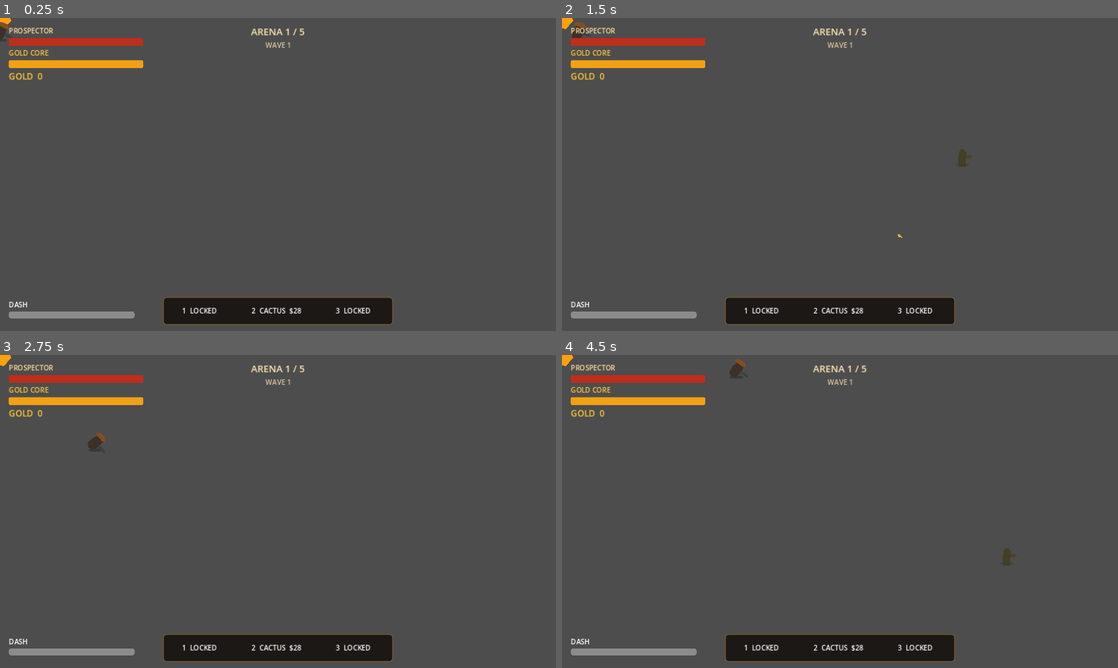
Above: before the commit, frames 1-4 (two rows, left to right).
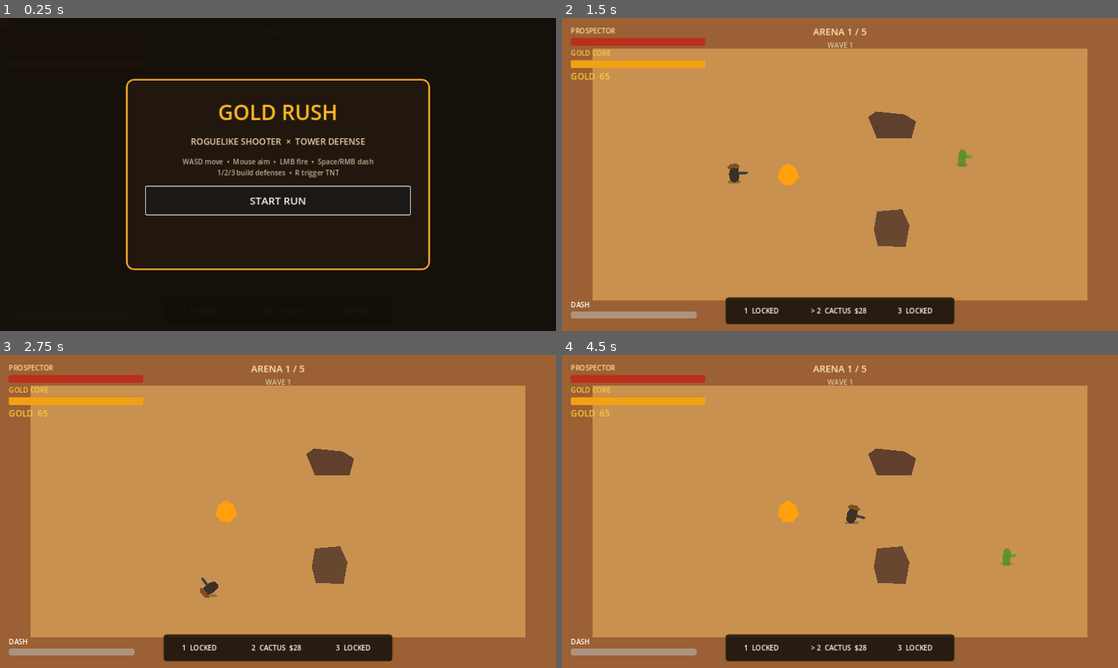
Above: after the commit, the same moments.

Repository: motomotoo1997-art/monster-quest
Game: Godot game, scene res://scenes/main/Main.tscn
Same seed, same stepped clock (60 frames per second), same inputs: the game is played once before the commit and once after it.
Inputs (mouse positions are in pixels of both pictures, inside the frame that each line leads up to):
- Up to frame 1 (0.25 s): no input
- Up to frame 2 (1.5 s): click (840, 199) at 0.5 s, where only the run after the commit has a clickable "START RUN"; tap Enter at 1.25 s; move the mouse to (962, 158) at 1.27 s; hold D (move_right) from 1.28 s (still down); tap E (ability_e) at 1.35 s
- Up to frame 3 (2.75 s): move the mouse to (166, 527) at 2.02 s; release D (move_right) at 2.03 s; hold S (move_down) from 2.03 s (still down); tap Q (ability_q) at 2.1 s
- Up to frame 4 (4.5 s): move the mouse to (895, 442) at 2.77 s; release S (move_down) at 2.78 s; hold D (move_right) 2.78-3.53 s; tap R (ability_r) at 2.85 s; move the mouse to (812, 574) at 3.52 s; hold W (move_up) 3.53-4.28 s; tap 1 (build_1) at 3.6 s; move the mouse to (1006, 558) at 4.27 s; hold A (move_left) from 4.28 s (still down); tap 2 (build_2) at 4.35 s

The runs differ from the first frame. In frame 1, 97% of the frame differs, in the area x 0-100%, y 0-100%; in frame 2, 95%; in frame 3, 95%; in frame 4, 95%.
Error before the commit: Invalid access to property or key 'start_requested' on a base object of type 'null instance'. (res://scripts/main/main.gd:41)

Commit message:
feat: integrate title and pause screens

Diff:
--- a/gold-rush-roguelike/scenes/main/Main.tscn
+++ b/gold-rush-roguelike/scenes/main/Main.tscn
@@ -32,6 +32,8 @@
 [ext_resource type="PackedScene" path="res://scenes/vfx/Explosion.tscn" id="30_explosion"]
 [ext_resource type="PackedScene" path="res://scenes/vfx/MuzzleFlash.tscn" id="31_muzzle"]
 [ext_resource type="PackedScene" path="res://scenes/vfx/DustBurst.tscn" id="32_dust"]
+[ext_resource type="PackedScene" path="res://scenes/ui/TitleOverlay.tscn" id="33_title"]
+[ext_resource type="PackedScene" path="res://scenes/ui/PauseOverlay.tscn" id="34_pause"]
 
 [node name="Main" type="Node"]
 script = ExtResource("1_main")
@@ -107,6 +109,10 @@
 
 [node name="HUD" parent="." instance=ExtResource("27_hud")]
 
+[node name="PauseOverlay" parent="." instance=ExtResource("34_pause")]
+
 [node name="UpgradeOverlay" parent="." instance=ExtResource("23_upgrade_overlay")]
 
 [node name="RunEndOverlay" parent="." instance=ExtResource("28_run_end")]
+
+[node name="TitleOverlay" parent="." instance=ExtResource("33_title")]
Not shown: 1 places in gold-rush-roguelike/scenes/main/Main.tscn that only renumber resources
